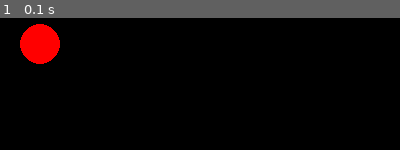
Above: before the commit, frame 1.
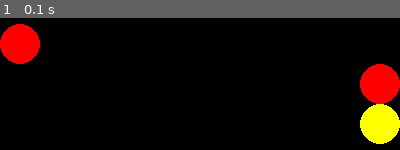
Above: after the commit, the same moment.

Repository: MDLairdJr/pygame-demo
Game: pygame game, started from shape.py
Two runs of this game, one before a commit and one after it. Both use one fixed random seed, a clock stepped at 60 frames per second and the inputs below.
Inputs:
- Up to frame 1 (0.1 s): no input

The runs differ from the first frame. In frame 1, 7.5% of the frame differs, in the area x 0-100%, y 4-96%.

Commit message:
Add some new practice scripts

Diff:
--- a/ball.py
+++ b/ball.py
@@ -6,6 +6,12 @@
 size = width, height = 320, 240
 speed = [2, 2]
 BLACK = (0, 0, 0)
+
+# define variables for fps_limit
+fps_limit = 60
+
+# get the clock object
+clock = pygame.time.Clock()
 
 screen = pygame.display.set_mode(size)
 
@@ -17,7 +23,9 @@
         if event.type == QUIT:
             sys.exit()
 
-    time.sleep(0.01)
+    # limit the frame rate
+    clock.tick(fps_limit)
+
     ballrect = ballrect.move(speed)
     if ballrect.left < 0 or ballrect.right > width:
         speed[0] = -speed[0]
--- /dev/null
+++ b/mouse.py
@@ -0,0 +1,28 @@
+import pygame, sys
+from pygame.locals import *
+
+pygame.init()
+
+background_image_filename = 'background.jpg'
+mouse_image_filename = 'pretzel_cursor.png'
+
+screen = pygame.display.set_mode((640,427),0, 32)
+pygame.display.set_caption("Hello, World!")
+
+background = pygame.image.load(background_image_filename).convert()
+mouse_cursor = pygame.image.load(mouse_image_filename).convert_alpha()
+
+while True:
+    for event in pygame.event.get():
+        if event.type == QUIT:
+            pygame.quit()
+            exit()
+
+        screen.blit(background, (0,0))
+
+        x ,y = pygame.mouse.get_pos()
+        x-= mouse_cursor.get_width() / 2
+        y-= mouse_cursor.get_height() / 2
+        screen.blit(mouse_cursor, (x,y))
+
+        pygame.display.update()
--- a/shape.py
+++ b/shape.py
@@ -8,7 +8,12 @@
     pygame.init()
     screen = pygame.display.set_mode((400,300))
 
-    pygame.draw.circle(screen, RED, (40,40), 20)
+    # The pos argument is the center of the circle, and radius is the size
+    pygame.draw.circle(screen, RED, (20,40), 20)
+
+    pygame.draw.circle(screen, RED, (380,80), 20)
+    pygame.draw.circle(screen, YELLOW, (380,120), 20)
+
     pygame.display.update()
 
     while True:
Binary file added: background.jpg
Binary file added: pretzel_cursor.png
